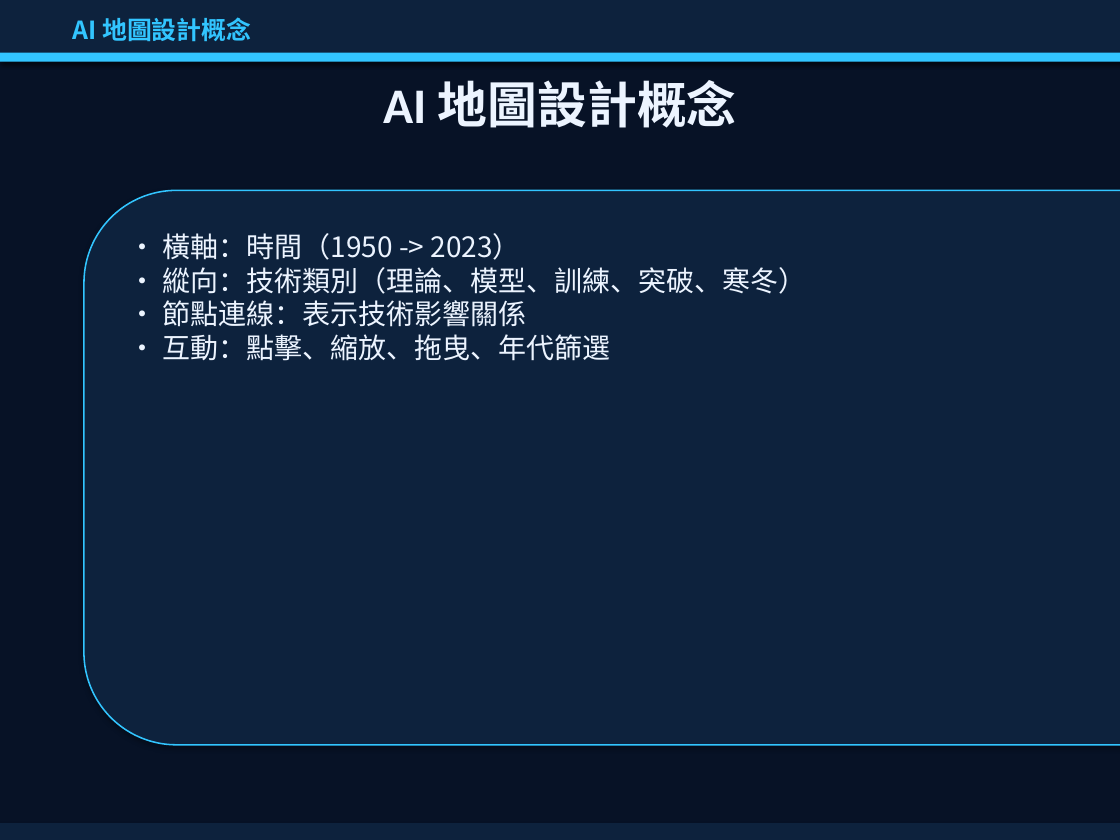
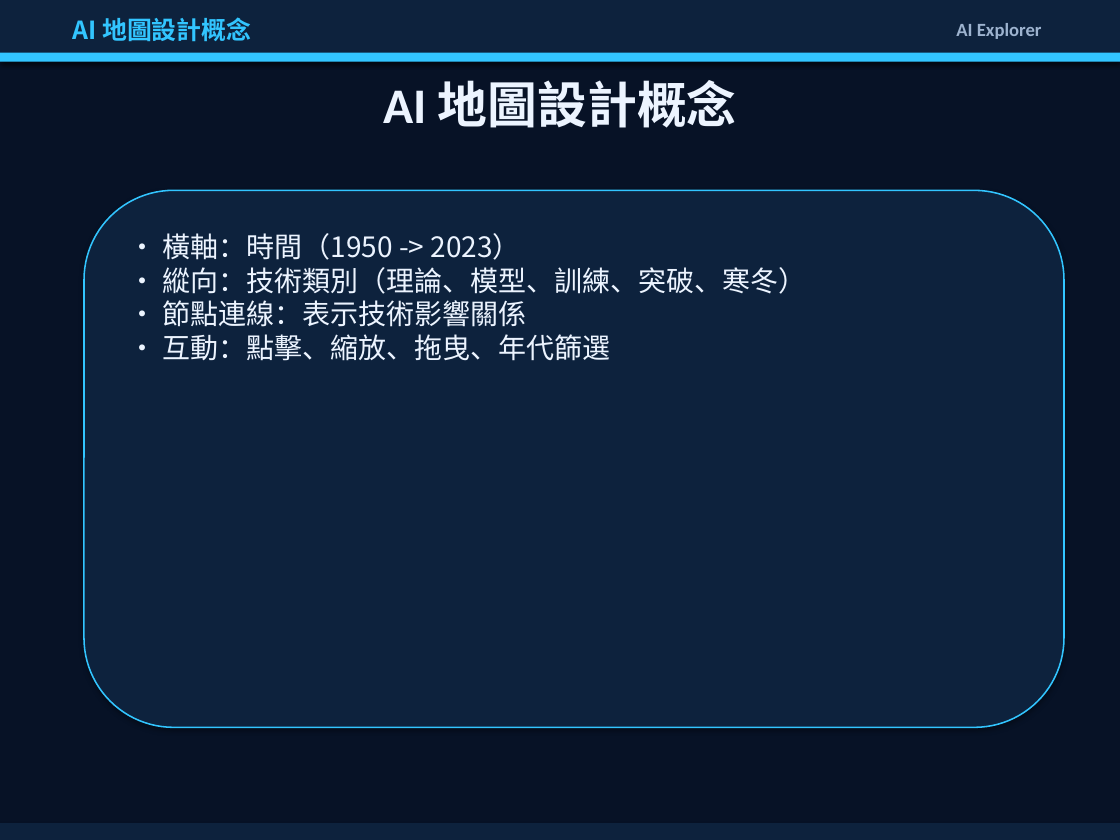
Before and after one commit to Rwei0921/aiclass, a slide deck: slide 7 of ppt/midterm_report.pptx. Drawn at 1120x840 pixels with LibreOffice and Linux fonts; fonts in the diff are those of the drawing. Boxes give left, top, right and bottom in pixels: in the first picture for what was removed or moved away, otherwise in the second. Text is boxed around its words. In the diff, an @@ line names an element or a change of style, - is before the commit and + after.

```diff
--- a/ppt/midterm_report.pptx
+++ b/ppt/midterm_report.pptx
@@ text added at [956, 23, 1042, 39], 12 pt, text #9DB3CF, bold @@
+AI Explorer
@@ rounded rectangle: place and size @@
-rounded rectangle at [84, 190, 1120, 745]
+rounded rectangle at [84, 190, 1064, 727]
```
Also in this commit, not shown: 13 other slides changed, 2 slides removed, 1 other file.
